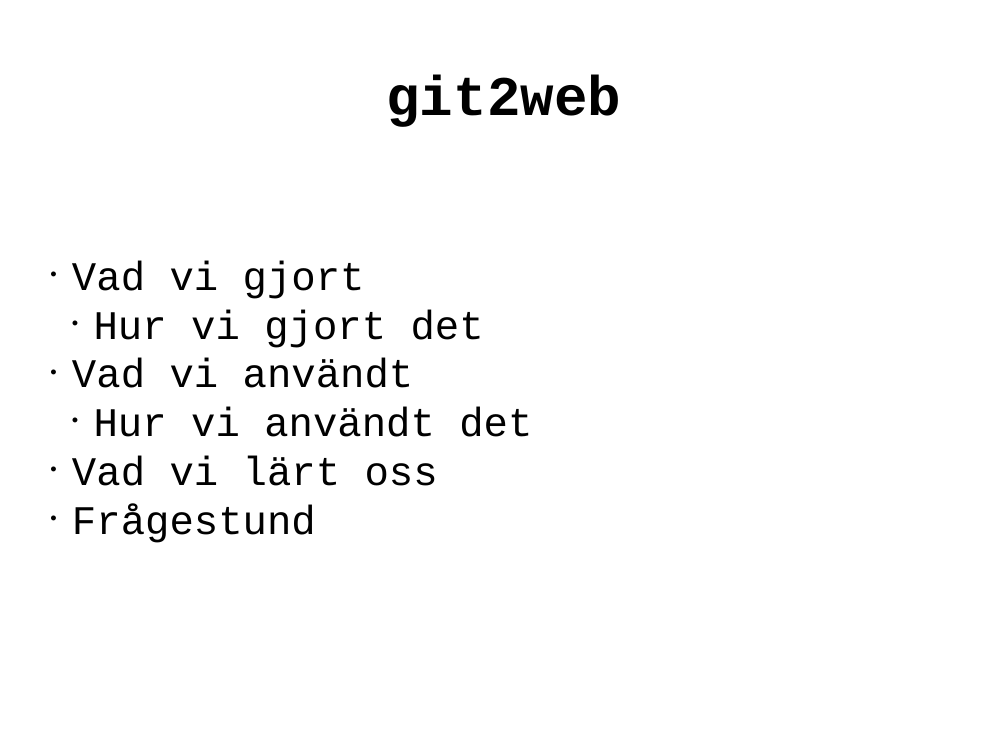
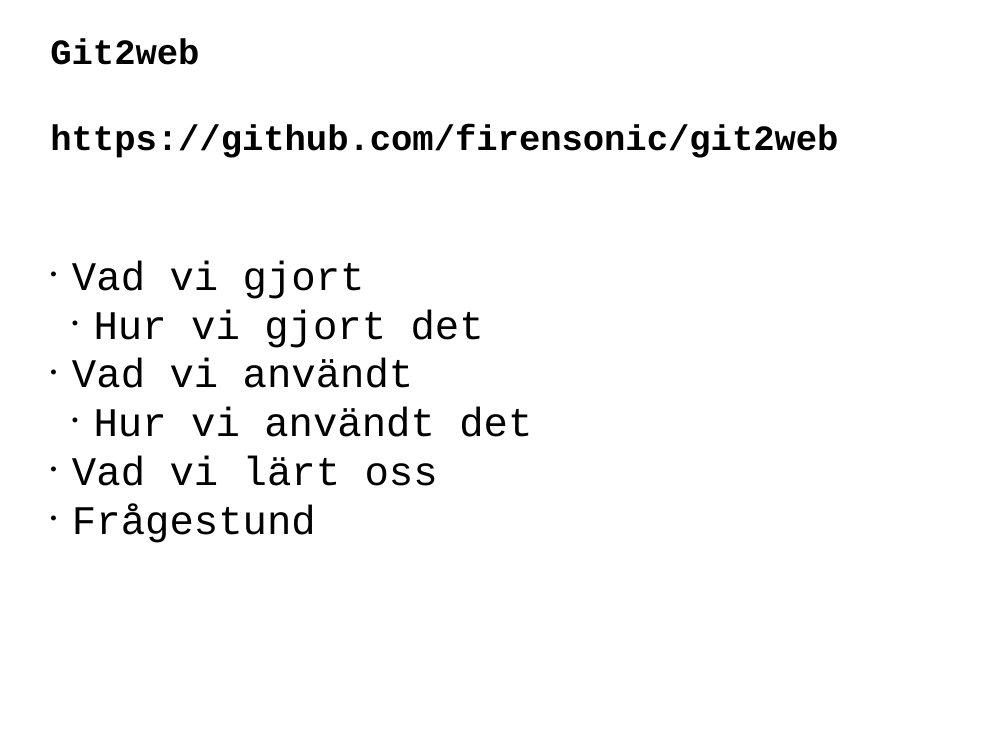
Before and after one commit to erlaan/git2web, a slide deck: slide 1 of log/presentation.odp. Drawn at 1008x756 pixels with LibreOffice and Linux fonts; fonts in the diff are those of the drawing. Boxes give left, top, right and bottom in pixels: in the first picture for what was removed or moved away, otherwise in the second. Text is boxed around its words. In the diff, an @@ line names an element or a change of style, - is before the commit and + after.

```diff
--- a/log/presentation.odp
+++ b/log/presentation.odp
@@ title at (x1=50, y1=39, x2=838, y2=158): text changed; size 44 to 28 pt @@
-git2web
+Git2web
+https://github.com/firensonic/git2web
```
Also in this commit, not shown: 10 other slides changed, 5 slides added.
